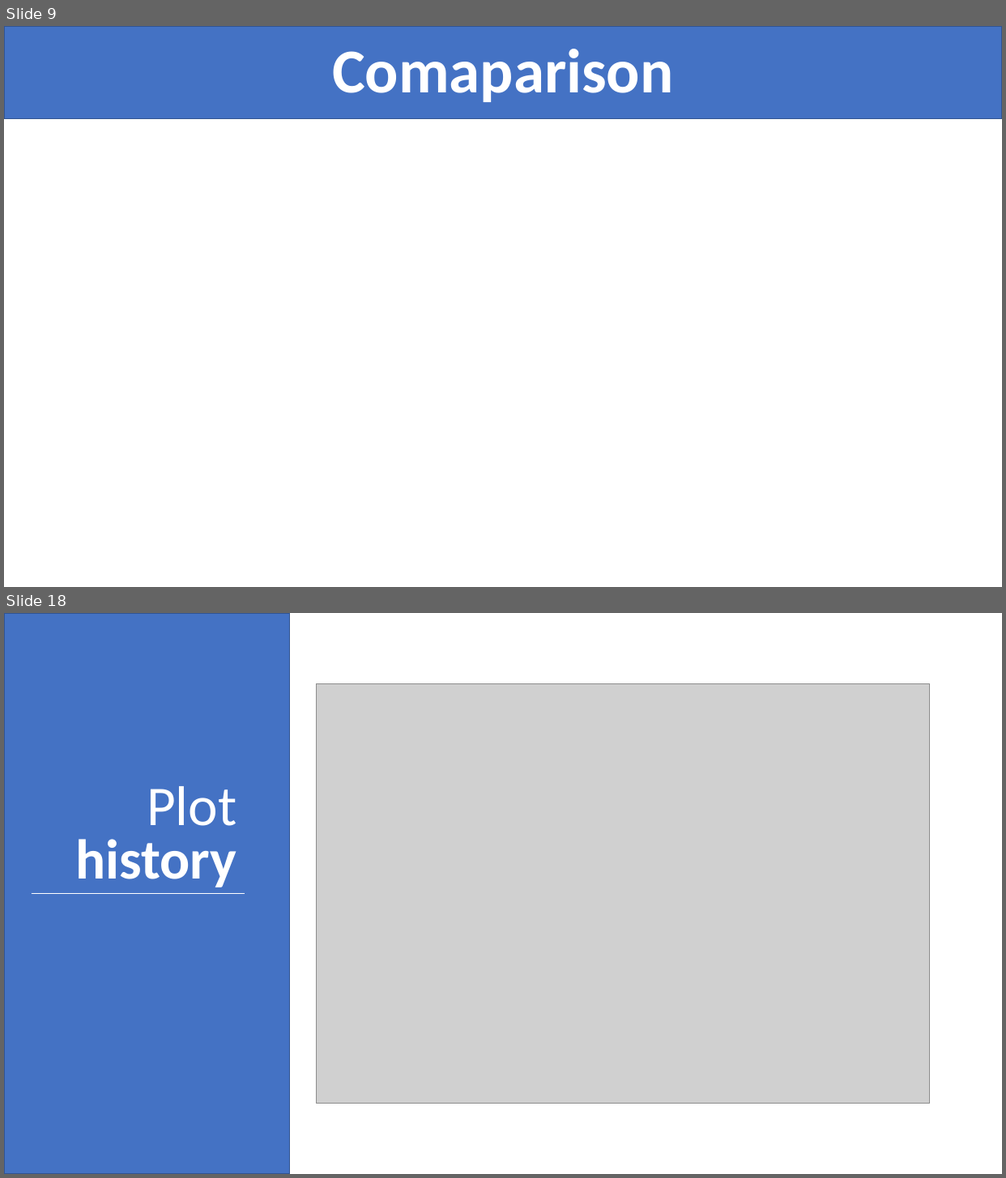
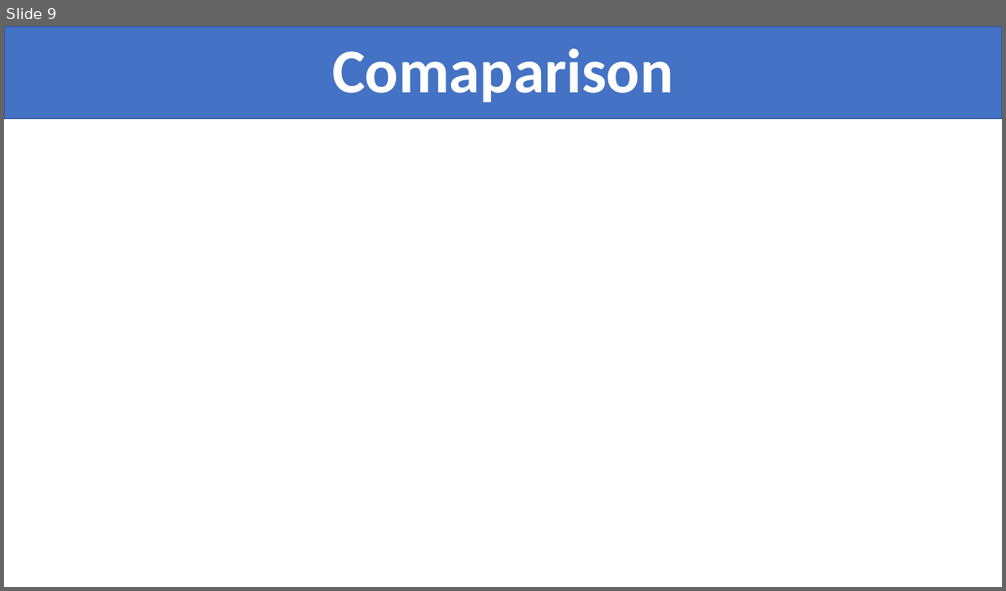
Before and after one commit to VinhDevNguyen/Tensorflow_Seminar, a slide deck: Template/Slide_Template.pptx. Shown one above the other, each under a label of ours: slides 9 and 18 before the commit, slide 9 after it; the slides between them are not shown. The pictures are 1006x1178 and 1006x591 pixels, drawn with LibreOffice and Linux fonts; fonts in the diff are those of the drawing; grey boxes stand for pictures. Boxes give left, top, right and bottom in pixels: in the first picture for what was removed or moved away, otherwise in the second. Text is boxed around its words. In the diff, an @@ line names an element or a change of style, - is before the commit and + after.

```diff
--- a/Template/Slide_Template.pptx
+++ b/Template/Slide_Template.pptx
@@ slide 18 removed at (4,613,1002,1174), background #FFFFFF @@
@@ rectangle removed at (4,613,290,1174) @@
@@ picture removed at (316,684,930,1104) @@
@@ text removed at (75,786,236,888) @@
-Plot history
@@ text removed at (65,812,249,894) @@
-Building Model
@@ line removed from (32, 894) to (245, 894) @@
```
Also in this commit, not shown: 10 other slides removed.
